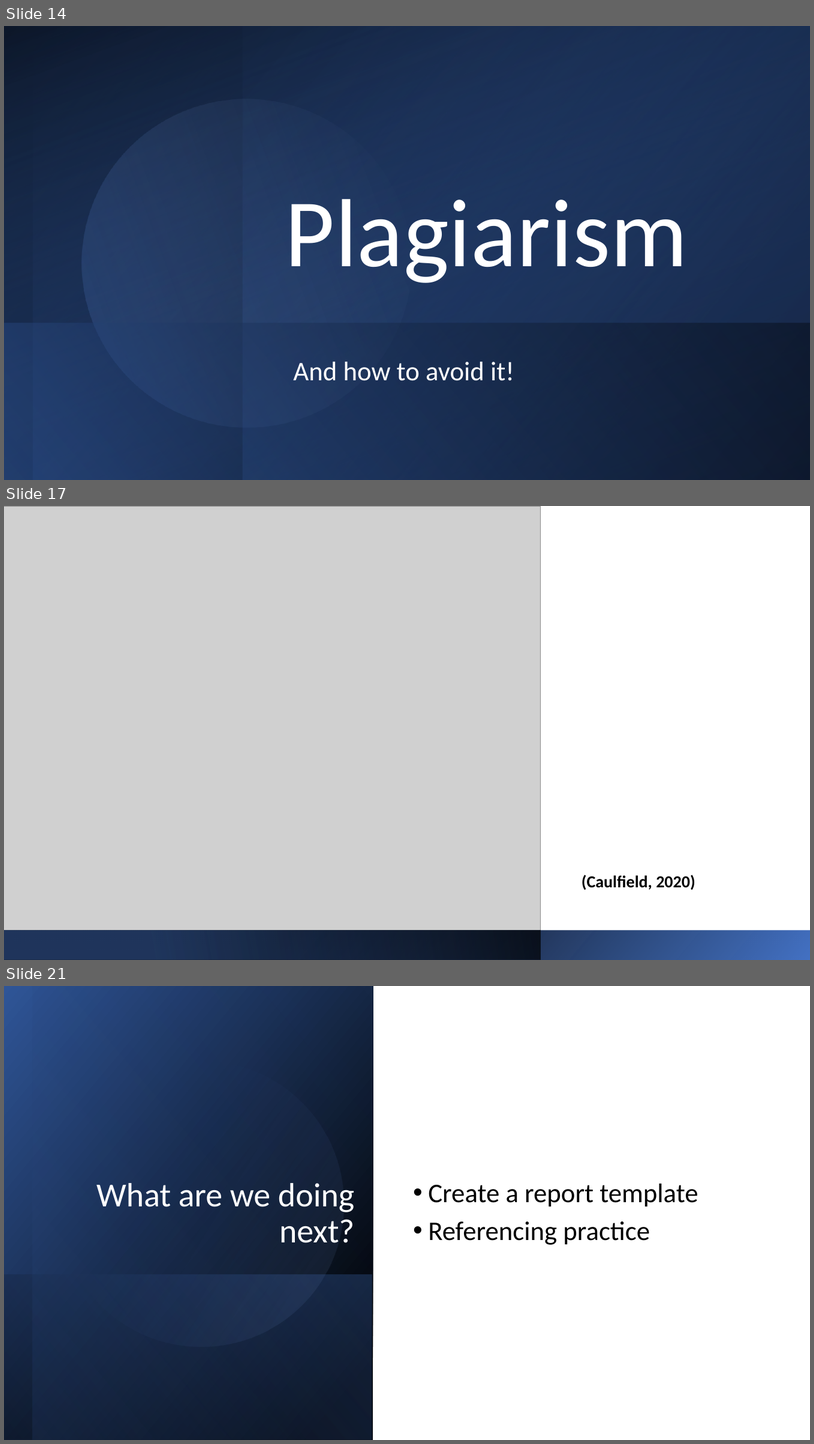
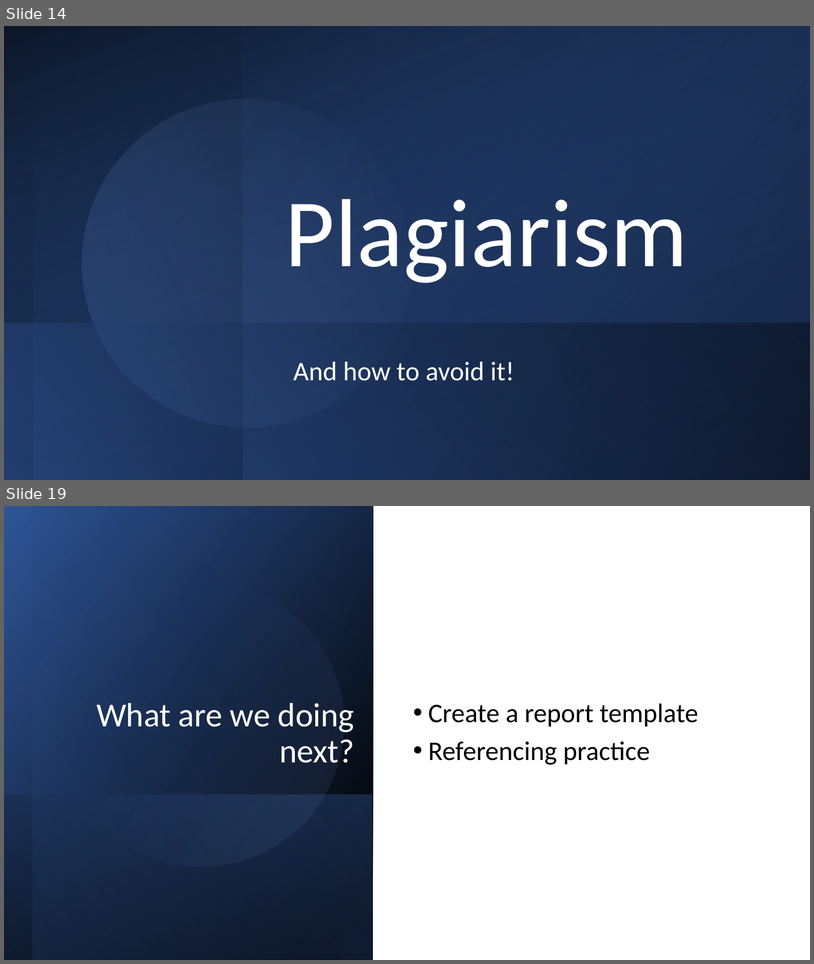
Before and after one commit to robinja4/FlexIT, a slide deck: Report Writing & Referencing.pptx. Shown one above the other, each under a label of ours: slides 14, 17 and 21 before the commit, slides 14 and 19 after it; the slides between them are not shown. The pictures are 814x1444 and 814x964 pixels, drawn with LibreOffice and Linux fonts; fonts in the diff are those of the drawing; grey boxes stand for pictures. Boxes give left, top, right and bottom in pixels: in the first picture for what was removed or moved away, otherwise in the second. Text is boxed around its words. In the diff, an @@ line names an element or a change of style, - is before the commit and + after.

```diff
--- a/Report Writing & Referencing.pptx
+++ b/Report Writing & Referencing.pptx
@@ slide 17 removed at <box>4,506,810,960</box>, background #FFFFFF @@
@@ picture removed at <box>4,506,540,930</box> @@
@@ text removed at <box>582,874,695,889</box> @@
-(Caulfield, 2020)
@@ rectangle removed at <box>4,930,810,960</box> @@
@@ rectangle removed at <box>4,930,541,960</box> @@
@@ what was slide 21 is now slide 19 @@
```
Also in this commit, not shown: 13 slides changed, 1 other slide removed, 2 other files.
